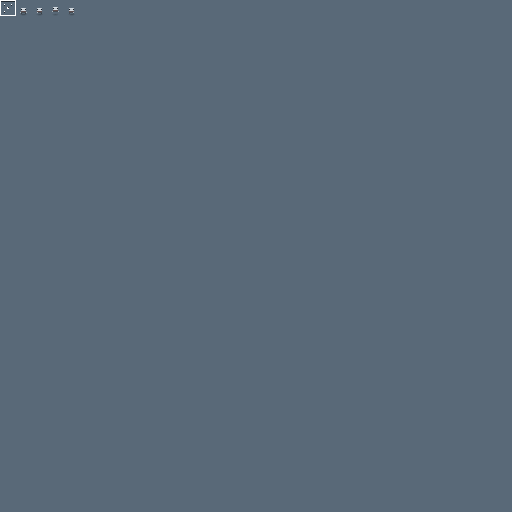
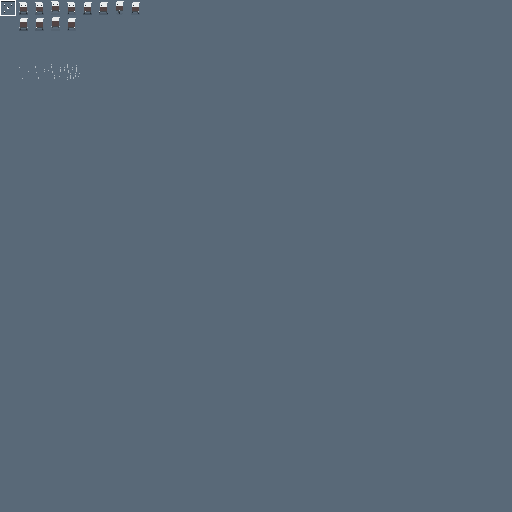
The second w=512, h=512 image is a revision of the first. Changes to its layers:
removed layer "Player Shading" over [21, 7, 74, 14]
added group "Blocks" with 1 layers above "Player" over [19, 64, 80, 80]
added layer "Layer 2" in group "Blocks" over [19, 64, 80, 80]
added group "Player" (1st of 2) with 6 layers above "Layer 1" over [19, 1, 140, 31]
added layer "Player side" in group "Player" over [84, 1, 140, 14]
added layer "Player away" in group "Player" over [19, 17, 76, 30]
moved "Player" (2nd of 2, in "Player") into group "Player", painted on it over [19, 1, 75, 14]
removed layer "Player Shadow" over [20, 13, 75, 16]
added layer "Shadow copy 2" in group "Player" over [83, 13, 140, 15]
added layer "Shadow copy" in group "Player" over [19, 29, 76, 31]
added layer "Shadow" in group "Player" over [19, 13, 76, 15]
